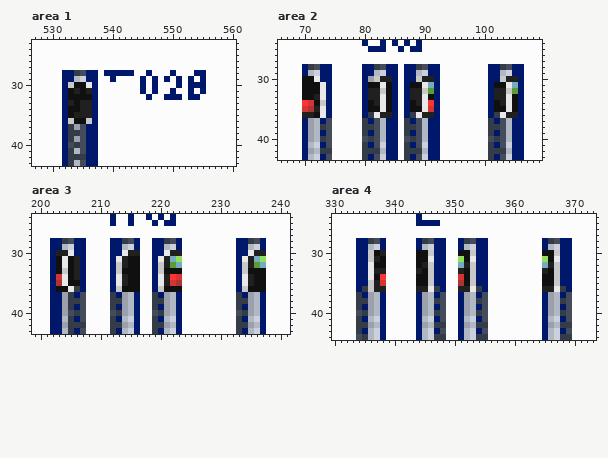
File history of a pixel-art file, japanmultiaspect.aseprite. The picture above was drawn from the file before the commit.
1000x1000 pixels, 1 frame. Colours within 5 levels of each other are drawn and written as one. Shown: area 1: x 527..560, y 23..43; area 2: x 66..109, y 24..43; area 3: x 199..241, y 24..43; area 4: x 330..373, y 24..44. The commit also changed other parts of the picture, which this record leaves out.
Once edited:
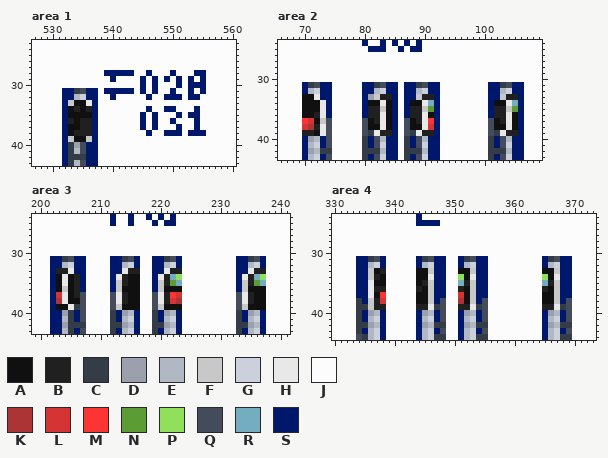
Palette (. is transparent): A #101010  B #202020  C #343c48  D #9ca0ac  E #b0b8c4  F #c8c8c8  G #ccd0dc  H #e8e8e8  J #fcfcfc  K #ac3434  L #d43434  M #fc3434  N #5c9c34  P #90e05c  Q #444c5c  R #74acc0  S #00186c
Changes in this commit:
--- area 1
@@ x 527..560 @@
 27 JJJJJJJJJJJJJJJJJJJJJJJJJJJJJJJJJJ
-28 JJJJJSSCQSSJSSSSSJJSJJJSJJJSSJJJJJ
-29 JJJJJSSEGSSJJSJJJJSJSJSJSJSJSJJJJJ
-30 JJJJJSFAAHSJJJJJJJSJSJJJSJSSSJJJJJ
-31 JJJJJSABABSJJJJJJJSJSJJSJJSJSJJJJJ
-32 JJJJJSAAAASJJJJJJJJSJJSSSJSSJJJJJJ
-33 JJJJJSBABBSJJJJJJJJJJJJJJJJJJJJJJJ
-34 JJJJJSAABBSJJJJJJJJJJJJJJJJJJJJJJJ
-35 JJJJJSABBBSJJJJJJJJJJJJJJJJJJJJJJJ
-36 JJJJJSFAAFSJJJJJJJJJJJJJJJJJJJJJJJ
-37 JJJJJSCDQSSJJJJJJJJJJJJJJJJJJJJJJJ
-38 JJJJJSCCQSSJJJJJJJJJJJJJJJJJJJJJJJ
-39 JJJJJSCDQSSJJJJJJJJJJJJJJJJJJJJJJJ
-40 JJJJJSQCQSSJJJJJJJJJJJJJJJJJJJJJJJ
+28 JJJJJJJJJJJJSSSSSJJSJJJSJJJSSJJJJJ
+29 JJJJJJJJJJJJJSJJJJSJSJSJSJSJSJJJJJ
+30 JJJJJJJJJJJJJJJJJJSJSJJJSJSSSJJJJJ
+31 JJJJJSSCQSSJSSSSSJSJSJJSJJSJSJJJJJ
+32 JJJJJSSEGSSJJSJJJJJSJJSSSJSSJJJJJJ
+33 JJJJJSFAAHSJJJJJJJJJJJJJJJJJJJJJJJ
+34 JJJJJSABABSJJJJJJJJSJJSSJJJSJJJJJJ
+35 JJJJJSAAAASJJJJJJJSJSJJJSJSSJJJJJJ
+36 JJJJJSBABBSJJJJJJJSJSJJSJJJSJJJJJJ
+37 JJJJJSAABBSJJJJJJJSJSJJJSJJSJJJJJJ
+38 JJJJJSABBBSJJJJJJJJSJJSSSJSSSJJJJJ
+39 JJJJJSFAAFSJJJJJJJJJJJJJJJJJJJJJJJ
+40 JJJJJSCDQSSJJJJJJJJJJJJJJJJJJJJJJJ
 41 JJJJJSCEQSSJJJJJJJJJJJJJJJJJJJJJJJ
--- area 2
@@ x 66..109 @@
 27 JJJJJJJJJJJJJJJJJJJJJJJJJJJJJJJJJJJJJJJJJJJJ
-28 JJJJSCQSSJJJJJSSCQSSJSSCQSSJJJJJJJJSSCQSSJJJ
-29 JJJJSEGSSJJJJJSSEGSSJSSEGSSJJJJJJJJSSEGSSJJJ
-30 JJJJAAHSSJJJJJSDFBBSJSSFBBSJJJJJJJJSSFBBSJJJ
-31 JJJJAAAHSJJJJJSAAHASJSAAHRSJJJJJJJJSAAHRSJJJ
-32 JJJJAAAHSJJJJJSBBFASJSBBFNSJJJJJJJJSBBFNSJJJ
-33 JJJJAABHSJJJJJSBBHASJSBBHASJJJJJJJJSBBHASJJJ
-34 JJJJMLAFSJJJJJSABHASJSABHMSJJJJJJJJSABHASJJJ
-35 JJJJLKBHSJJJJJSAAHASJSAAHLSJJJJJJJJSAAHASJJJ
-36 JJJJBBAHSJJJJJSCHBBSJSCHBBSJJJJJJJJSCHBBSJJJ
-37 JJJJSDESQJJJJJCSQESSJCSQESSJJJJJJJJCSQESSJJJ
-38 JJJJSDECQJJJJJCCQESSJCCQESSJJJJJJJJCCQESSJJJ
-39 JJJJSDESQJJJJJCSQESSJCSQESSJJJJJJJJCSQESSJJJ
-40 JJJJSDECQJJJJJQCQESSJQCQESSJJJJJJJJQCQESSJJJ
+28 JJJJJJJJJJJJJJJJJJJJJJJJJJJJJJJJJJJJJJJJJJJJ
+29 JJJJJJJJJJJJJJJJJJJJJJJJJJJJJJJJJJJJJJJJJJJJ
+30 JJJJJJJJJJJJJJJJJJJJJJJJJJJJJJJJJJJJJJJJJJJJ
+31 JJJJSCQSSJJJJJSSCQSSJSSCQSSJJJJJJJJSSCQSSJJJ
+32 JJJJSEGSSJJJJJSSEGSSJSSEGSSJJJJJJJJSSEGSSJJJ
+33 JJJJAAHSSJJJJJSDFBBSJSSFBBSJJJJJJJJSSFBBSJJJ
+34 JJJJAAAHSJJJJJSAAHASJSAAHRSJJJJJJJJSAAHRSJJJ
+35 JJJJAAAHSJJJJJSBBFASJSBBFNSJJJJJJJJSBBFNSJJJ
+36 JJJJAABHSJJJJJSBBHASJSBBHASJJJJJJJJSBBHASJJJ
+37 JJJJMLAFQJJJJJQABHASJQABHMSJJJJJJJJQABHASJJJ
+38 JJJJLKBHQJJJJJQAAHASJQAAHLSJJJJJJJJQAAHASJJJ
+39 JJJJBBAHQJJJJJQCHBBSJQCHBBSJJJJJJJJQCHBBSJJJ
+40 JJJJSDESQJJJJJCSQESSJCSQESSJJJJJJJJCSQESSJJJ
 41 JJJJSEGSQJJJJJCSQGSSJCSQGSSJJJJJJJJCSQGSSJJJ
--- area 3
@@ x 199..241 @@
 27 JJJJJJJJJJJJJJJJJJJJJJJJJJJJJJJJJJJJJJJJJJJ
-28 JJJSSCQSSJJJJSSCQSJJSSCQSJJJJJJJJJSSCQSJJJJ
-29 JJJSSEGSSJJJJSSEGSJJSSEGSJJJJJJJJJSSEGSJJJJ
-30 JJJSBBHSSJJJJSSHBBJJSSHBBJJJJJJJJJSSHBBJJJJ
-31 JJJSAHABSJJJJSHBAAJJSHBRPJJJJJJJJJSHBRPJJJJ
-32 JJJSAHABSJJJJSFBAAJJSFBNRJJJJJJJJJSFBNRJJJJ
-33 JJJSAFABSJJJJSFAAAJJSFAAAJJJJJJJJJSFAAAJJJJ
-34 JJJSLHABSJJJJSHBAAJJSHBMLJJJJJJJJJSHBAAJJJJ
-35 JJJSKHAASJJJJSHBAAJJSHBLKJJJJJJJJJSHBAAJJJJ
-36 JJJSAAHCSJJJJSFAAAJJSFAAAJJJJJJJJJSFAAAJJJJ
-37 JJJSSDCSQJJJJCSDESJJCSDESJJJJJJJJJCSDESJJJJ
-38 JJJSSDCCQJJJJCCDESJJCCDESJJJJJJJJJCCDESJJJJ
-39 JJJSSDCSQJJJJCSDESJJCSDESJJJJJJJJJCSDESJJJJ
-40 JJJSSDQCQJJJJQCDESJJQCDESJJJJJJJJJQCDESJJJJ
+28 JJJJJJJJJJJJJJJJJJJJJJJJJJJJJJJJJJJJJJJJJJJ
+29 JJJJJJJJJJJJJJJJJJJJJJJJJJJJJJJJJJJJJJJJJJJ
+30 JJJJJJJJJJJJJJJJJJJJJJJJJJJJJJJJJJJJJJJJJJJ
+31 JJJSSCQSSJJJJSSCQSJJSSCQSJJJJJJJJJSSCQSJJJJ
+32 JJJSSEGSSJJJJSSEGSJJSSEGSJJJJJJJJJSSEGSJJJJ
+33 JJJSBBHSSJJJJSSHBBJJSSHBBJJJJJJJJJSSHBBJJJJ
+34 JJJSAHABSJJJJSHBAAJJSHBRPJJJJJJJJJSHBRPJJJJ
+35 JJJSAHABSJJJJSFBAAJJSFBNRJJJJJJJJJSFBNRJJJJ
+36 JJJSAFABSJJJJSFAAAJJSFAAAJJJJJJJJJSFAAAJJJJ
+37 JJJSLHABQJJJJQHBAAJJQHBMLJJJJJJJJJQHBAAJJJJ
+38 JJJSKHAAQJJJJQHBAAJJQHBLKJJJJJJJJJQHBAAJJJJ
+39 JJJSAAHCQJJJJQFAAAJJQFAAAJJJJJJJJJQFAAAJJJJ
+40 JJJSSDCSQJJJJCSDESJJCSDESJJJJJJJJJCSDESJJJJ
 41 JJJSSECSQJJJJCSEGSJJCSEGSJJJJJJJJJCSEGSJJJJ
--- area 4
@@ x 330..373 @@
 27 JJJJJJJJJJJJJJJJJJJJJJJJJJJJJJJJJJJJJJJJJJJJ
-28 JJJJSSCQSJJJJJSCQSSJJSCQSSJJJJJJJJJSCQSSJJJJ
-29 JJJJSSEGSJJJJJSEGSSJJSEGSSJJJJJJJJJSEGSSJJJJ
-30 JJJJSSFABJJJJJAAFSSJJAAFSSJJJJJJJJJAAFSSJJJJ
-31 JJJJSSFBAJJJJJAAHSSJJPAHSSJJJJJJJJJPAHSSJJJJ
-32 JJJJSSHAAJJJJJABFSSJJRBFSSJJJJJJJJJRBFSSJJJJ
-33 JJJJSSHBBJJJJJBAFSSJJBAFSSJJJJJJJJJBAFSSJJJJ
-34 JJJJSSHAMJJJJJAAFSSJJLAFSSJJJJJJJJJAAFSSJJJJ
-35 JJJJSSFBLJJJJJAAFSSJJKAFSSJJJJJJJJJAAFSSJJJJ
-36 JJJJSCFBBJJJJJBBHCSJJBBHCSJJJJJJJJJBBHCSJJJJ
-37 JJJJCSDESJJJJJSDESQJJSDESQJJJJJJJJJSDESQJJJJ
-38 JJJJCCDESJJJJJSDECQJJSDECQJJJJJJJJJSDECQJJJJ
-39 JJJJCSDESJJJJJSDESQJJSDESQJJJJJJJJJSDESQJJJJ
-40 JJJJQCDESJJJJJSDECQJJSDECQJJJJJJJJJSDECQJJJJ
+28 JJJJJJJJJJJJJJJJJJJJJJJJJJJJJJJJJJJJJJJJJJJJ
+29 JJJJJJJJJJJJJJJJJJJJJJJJJJJJJJJJJJJJJJJJJJJJ
+30 JJJJJJJJJJJJJJJJJJJJJJJJJJJJJJJJJJJJJJJJJJJJ
+31 JJJJSSCQSJJJJJSCQSSJJSCQSSJJJJJJJJJSCQSSJJJJ
+32 JJJJSSEGSJJJJJSEGSSJJSEGSSJJJJJJJJJSEGSSJJJJ
+33 JJJJSSFABJJJJJAAFSSJJAAFSSJJJJJJJJJAAFSSJJJJ
+34 JJJJSSFBAJJJJJAAHSSJJPAHSSJJJJJJJJJPAHSSJJJJ
+35 JJJJSSHAAJJJJJABFSSJJRBFSSJJJJJJJJJRBFSSJJJJ
+36 JJJJSSHBBJJJJJBAFSSJJBAFSSJJJJJJJJJBAFSSJJJJ
+37 JJJJSSHAMJJJJJAAFSSJJLAFSSJJJJJJJJJAAFSSJJJJ
+38 JJJJCSFBLJJJJJAAFSQJJKAFSQJJJJJJJJJAAFSQJJJJ
+39 JJJJCCFBBJJJJJBBHCQJJBBHCQJJJJJJJJJBBHCQJJJJ
+40 JJJJCSDESJJJJJSDESQJJSDESQJJJJJJJJJSDESQJJJJ
 41 JJJJCSEGSJJJJJSEGSQJJSEGSQJJJJJJJJJSEGSQJJJJ
